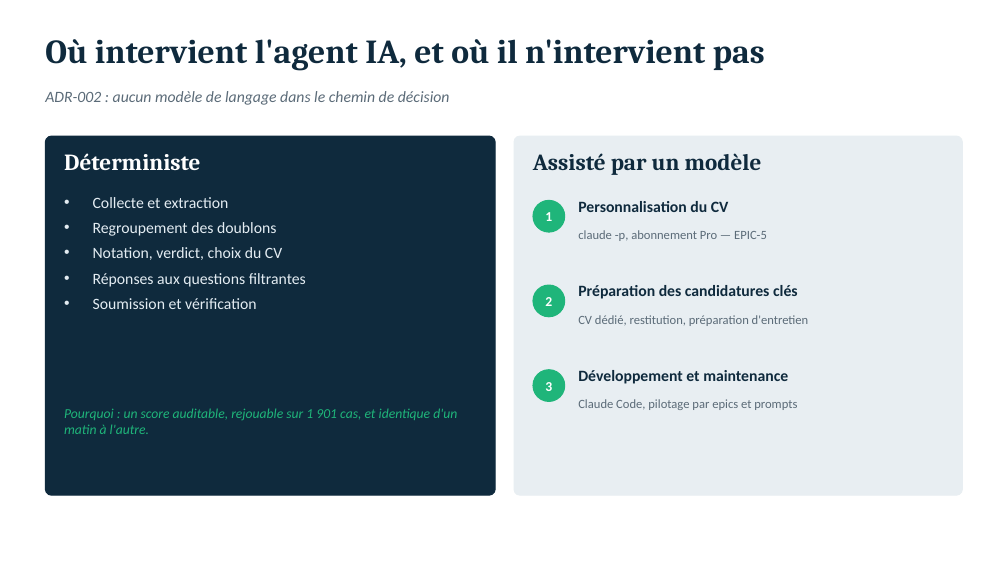
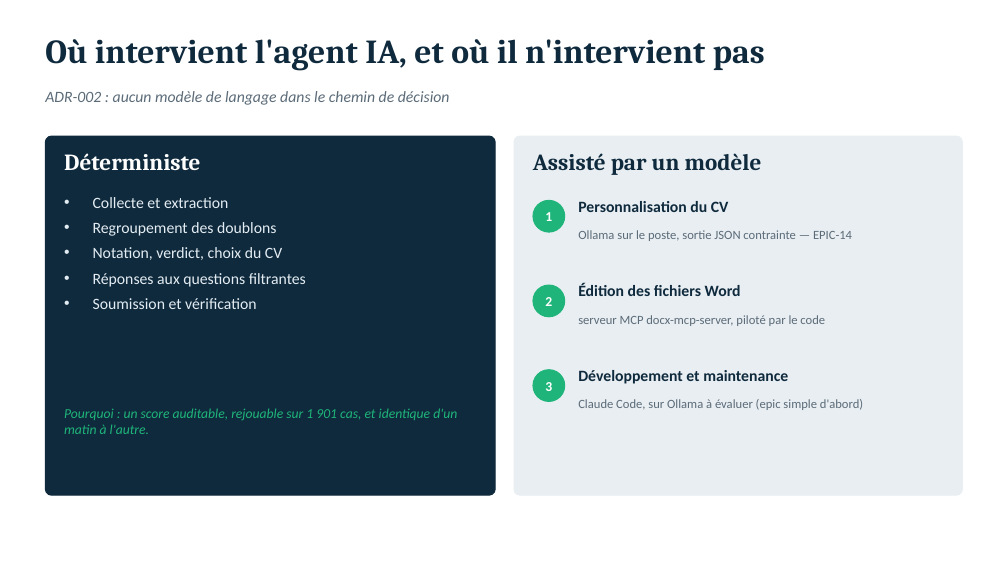
Before and after one commit to BEVTRADE/job-autopilot, a slide deck: slide 10 of docs/job-autopilot-architecture.pptx. Drawn at 1008x567 pixels with LibreOffice and Linux fonts; fonts in the diff are those of the drawing. Boxes give left, top, right and bottom in pixels: in the first picture for what was removed or moved away, otherwise in the second. Text is boxed around its words. In the diff, an @@ line names an element or a change of style, - is before the commit and + after.

```diff
--- a/docs/job-autopilot-architecture.pptx
+++ b/docs/job-autopilot-architecture.pptx
@@ text at (578, 230, 852, 241): text changed @@
-claude -p, abonnement Pro — EPIC-5
+Ollama sur le poste, sortie JSON contrainte — EPIC-14
@@ text at (578, 283, 741, 296): text changed @@
-Préparation des candidatures clés
+Édition des fichiers Word
@@ text at (578, 315, 825, 326): text changed @@
-CV dédié, restitution, préparation d'entretien
+serveur MCP docx-mcp-server, piloté par le code
@@ text at (578, 399, 863, 410): text changed @@
-Claude Code, pilotage par epics et prompts
+Claude Code, sur Ollama à évaluer (epic simple d'abord)
```
Also in this commit, not shown: 7 other slides changed, 2 slides added.
